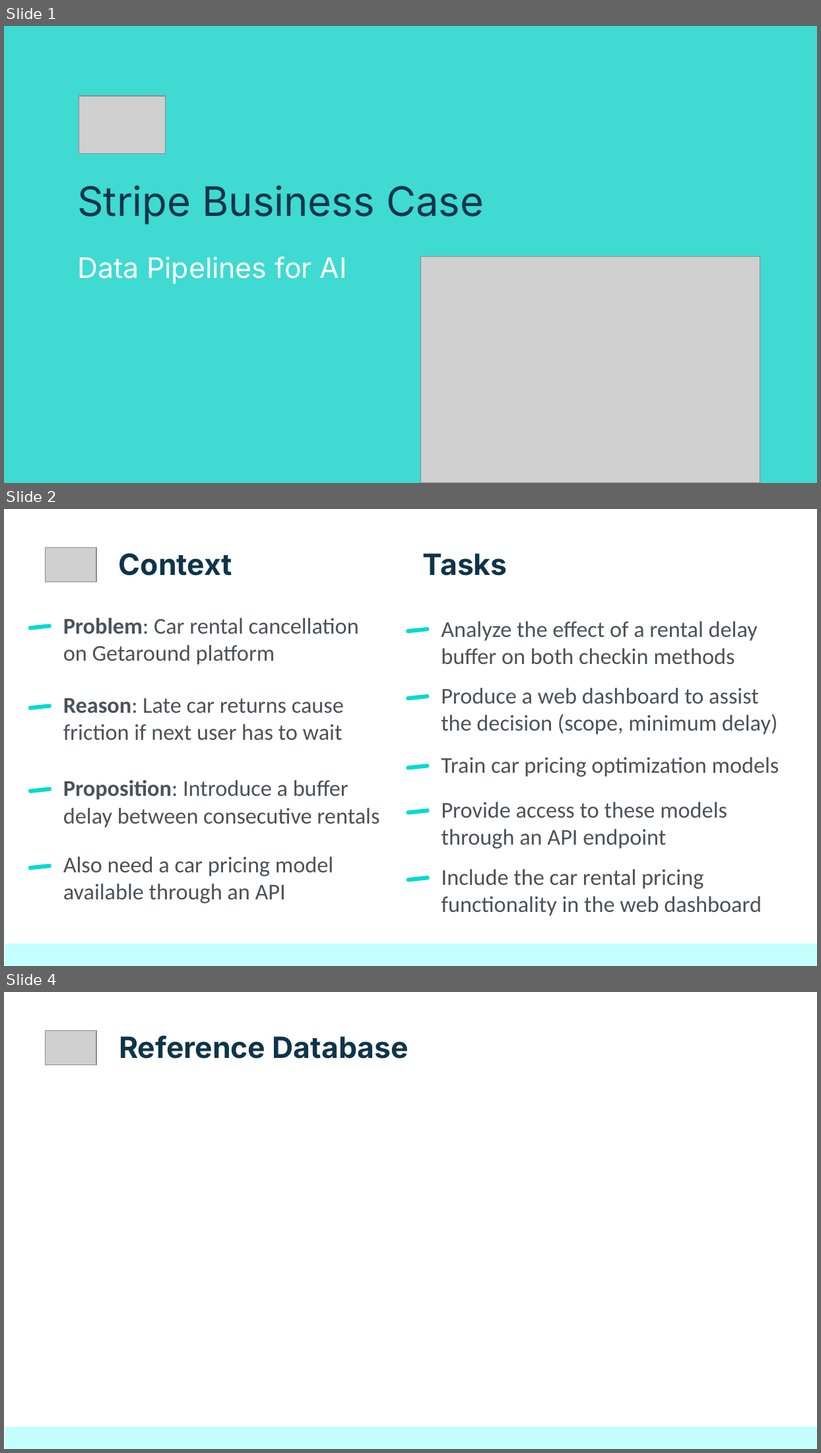
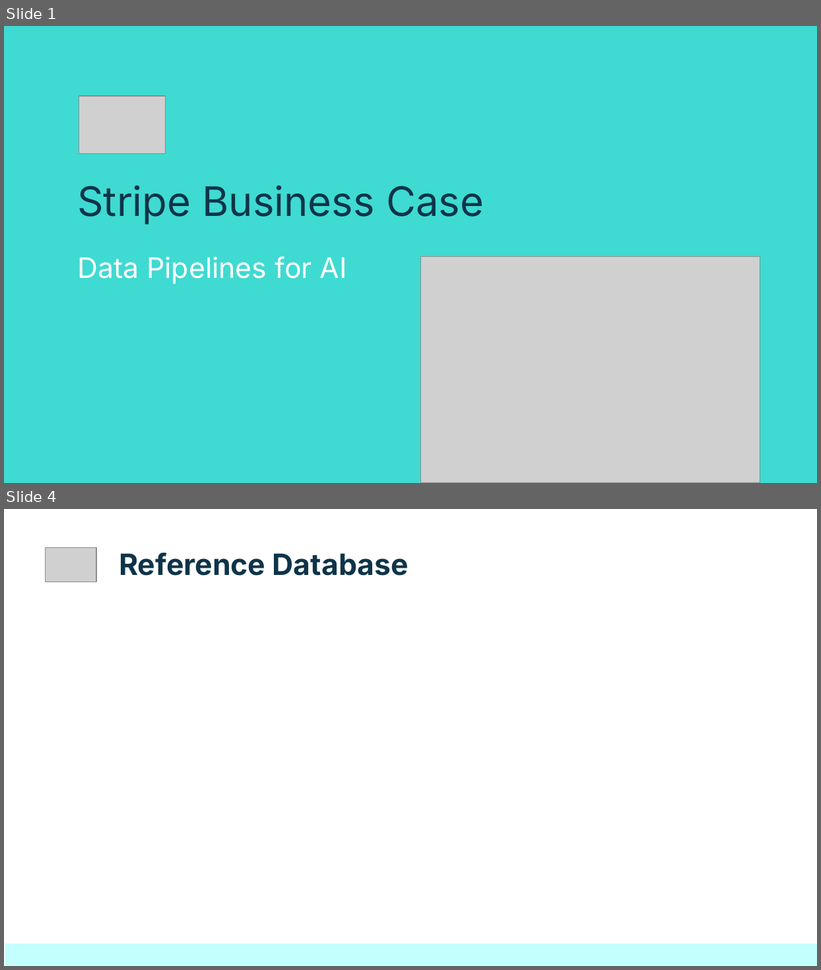
Before and after one commit to netesf13d/jedha-projects, a slide deck: 2-03-Stripe_Business_Case/presentation/Presentation - 2-03 - Stripe Business Case.odp. Shown one above the other, each under a label of ours: slides 1, 2 and 4 before the commit, slides 1 and 4 after it; the slides between them are not shown. The pictures are 821x1453 and 821x970 pixels, drawn with LibreOffice and Linux fonts; fonts in the diff are those of the drawing; grey boxes stand for pictures. Boxes give left, top, right and bottom in pixels: in the first picture for what was removed or moved away, otherwise in the second. Text is boxed around its words. In the diff, an @@ line names an element or a change of style, - is before the commit and + after.

```diff
--- a/2-03-Stripe_Business_Case/presentation/Presentation - 2-03 - Stripe Business Case.odp
+++ b/2-03-Stripe_Business_Case/presentation/Presentation - 2-03 - Stripe Business Case.odp
@@ slide 2 removed at (x1=4, y1=509, x2=817, y2=966), background #FFFFFF @@
@@ picture removed at (x1=46, y1=547, x2=96, y2=582) @@
@@ title removed at (x1=119, y1=553, x2=232, y2=576) @@
-Context
@@ title removed at (x1=423, y1=553, x2=508, y2=576) @@
-Tasks
@@ rounded rectangle removed at (x1=28, y1=624, x2=52, y2=630) @@
@@ title removed at (x1=63, y1=618, x2=359, y2=665) @@
-Problem: Car rental cancellation on Getaround platform
@@ rounded rectangle removed at (x1=407, y1=627, x2=430, y2=634) @@
@@ title removed at (x1=441, y1=621, x2=758, y2=665) @@
-Analyze the effect of a rental delay buffer on both checkin methods
@@ rounded rectangle removed at (x1=28, y1=704, x2=52, y2=710) @@
@@ title removed at (x1=63, y1=698, x2=344, y2=741) @@
-Reason: Late car returns cause friction if next user has to wait
@@ rounded rectangle removed at (x1=407, y1=694, x2=430, y2=700) @@
@@ title removed at (x1=441, y1=688, x2=778, y2=735) @@
-Produce a web dashboard to assist the decision (scope, minimum delay)
@@ rounded rectangle removed at (x1=407, y1=764, x2=430, y2=770) @@
@@ title removed at (x1=441, y1=757, x2=780, y2=777) @@
-Train car pricing optimization models
@@ title removed at (x1=63, y1=780, x2=380, y2=828) @@
-Proposition: Introduce a buffer delay between consecutive rentals
@@ rounded rectangle removed at (x1=28, y1=787, x2=52, y2=793) @@
@@ title removed at (x1=442, y1=802, x2=727, y2=849) @@
-Provide access to these models through an API endpoint
@@ rounded rectangle removed at (x1=407, y1=809, x2=430, y2=815) @@
@@ rounded rectangle removed at (x1=28, y1=864, x2=52, y2=871) @@
@@ title removed at (x1=63, y1=857, x2=333, y2=904) @@
-Also need a car pricing model available through an API
@@ rounded rectangle removed at (x1=407, y1=876, x2=430, y2=883) @@
@@ title removed at (x1=442, y1=869, x2=762, y2=916) @@
-Include the car rental pricing functionality in the web dashboard
@@ rectangle removed at (x1=5, y1=944, x2=817, y2=966) @@
```
Also in this commit, not shown: 1 slide changed, 1 slide added, 12 other files.
